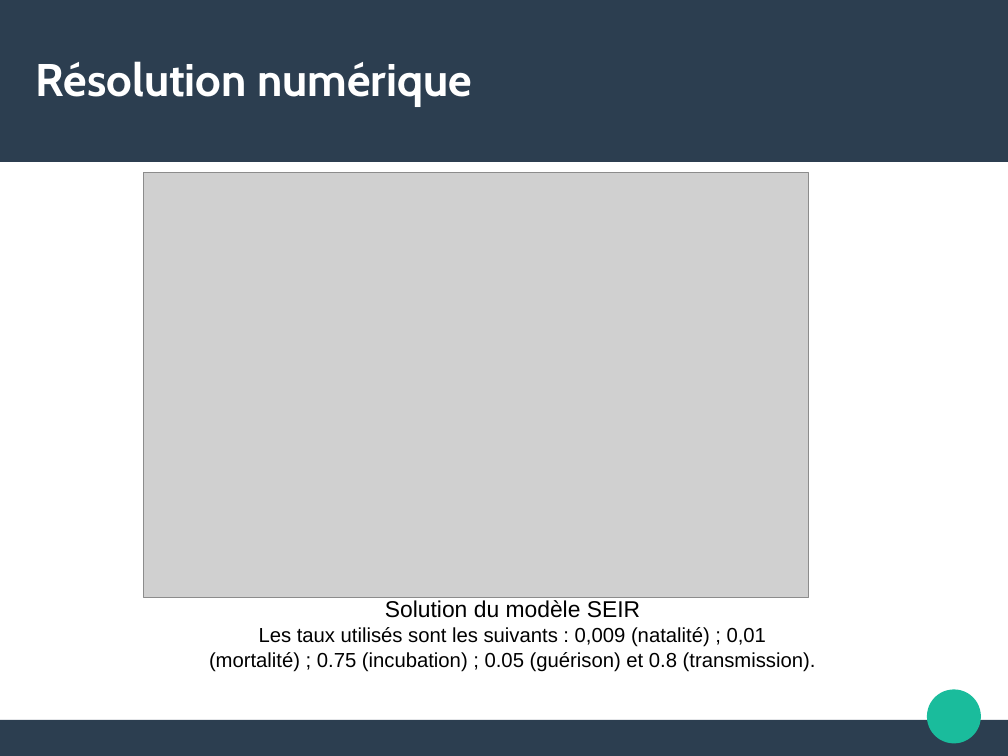
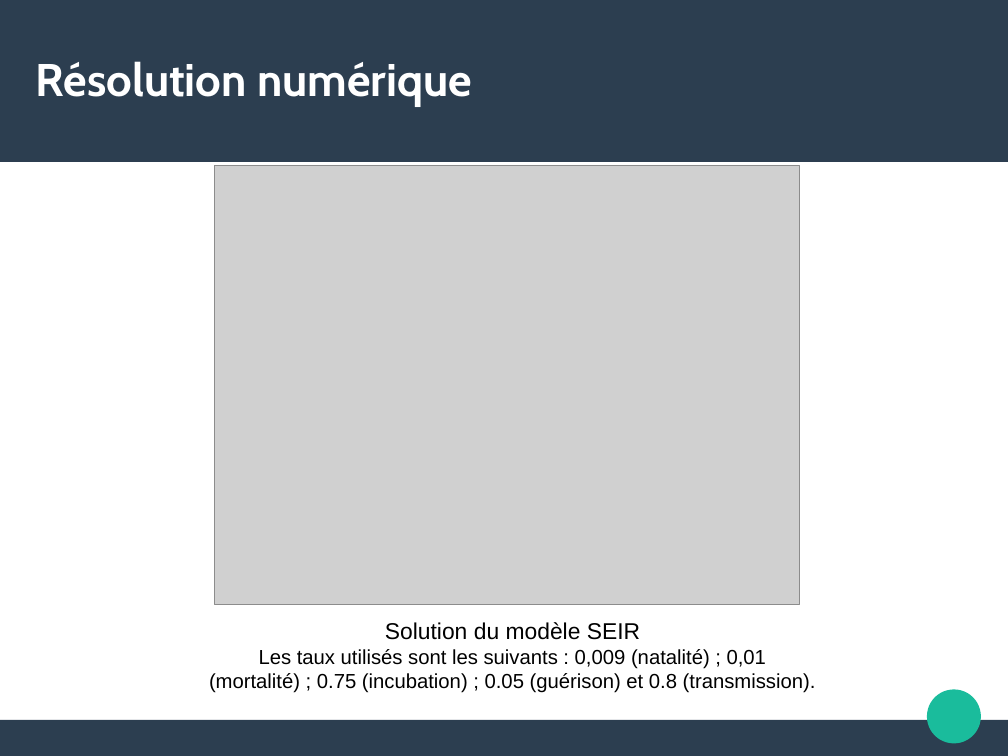
Before and after one commit to Alexia57/TIPE-2021-MP, a slide deck: slide 8 of Tipe_presentation.odp (slide 7 before the commit). Drawn at 1008x756 pixels with LibreOffice and Linux fonts; fonts in the diff are those of the drawing; grey boxes stand for pictures. Boxes give left, top, right and bottom in pixels: in the first picture for what was removed or moved away, otherwise in the second. Text is boxed around its words. In the diff, an @@ line names an element or a change of style, - is before the commit and + after.

```diff
--- a/Tipe_presentation.odp
+++ b/Tipe_presentation.odp
@@ picture: place and size @@
-picture at (144,173,809,598)
+picture at (214,166,799,605)
@@ text "Solution du modèle SEIR": place and size @@
-text "Solution du modèle SEIR" at (209,600,816,672)
+text "Solution du modèle SEIR" at (209,622,816,693)
```
Also in this commit, not shown: 2 other slides changed, 4 slides added, 2 slides removed, 12 other files.
